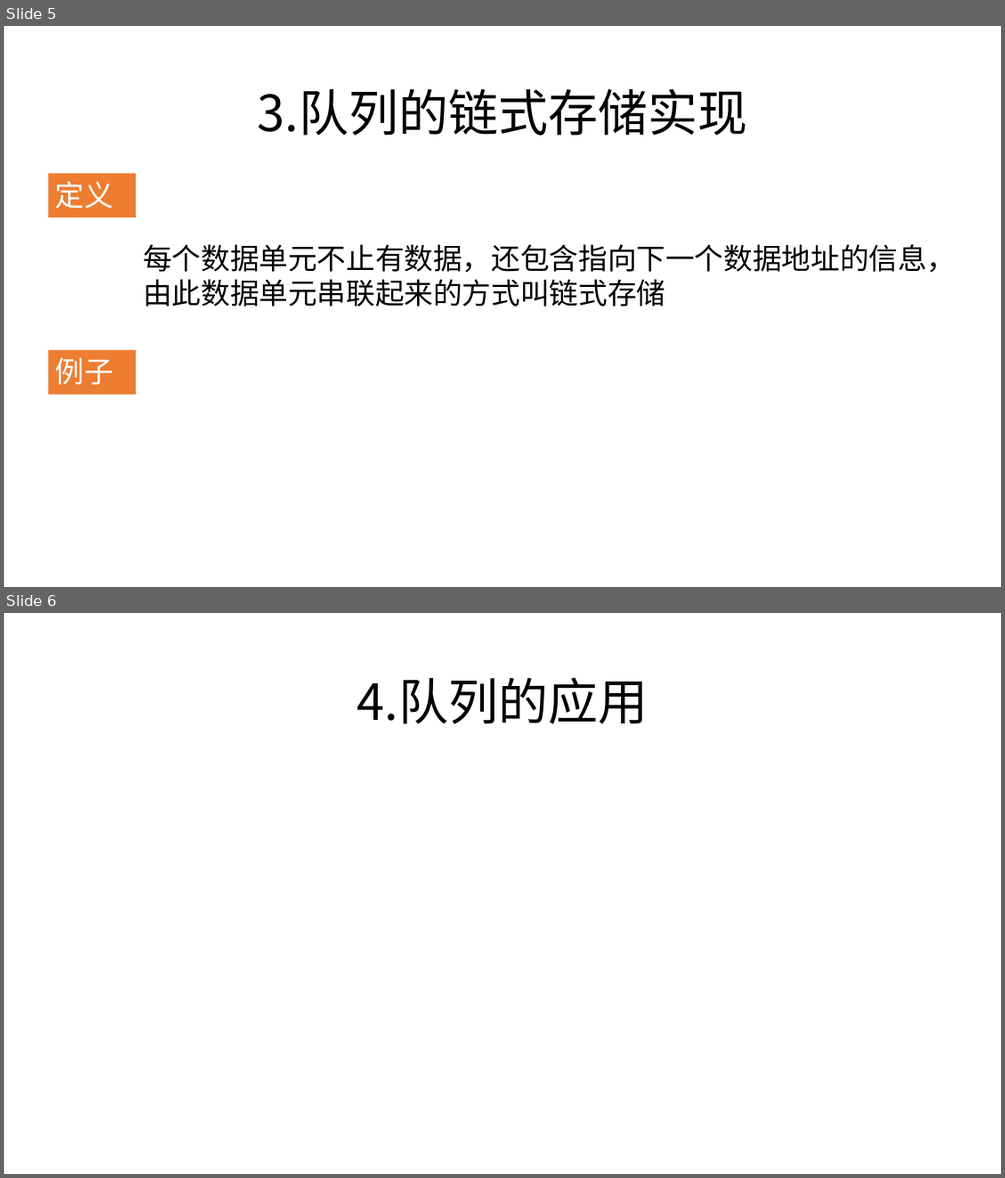
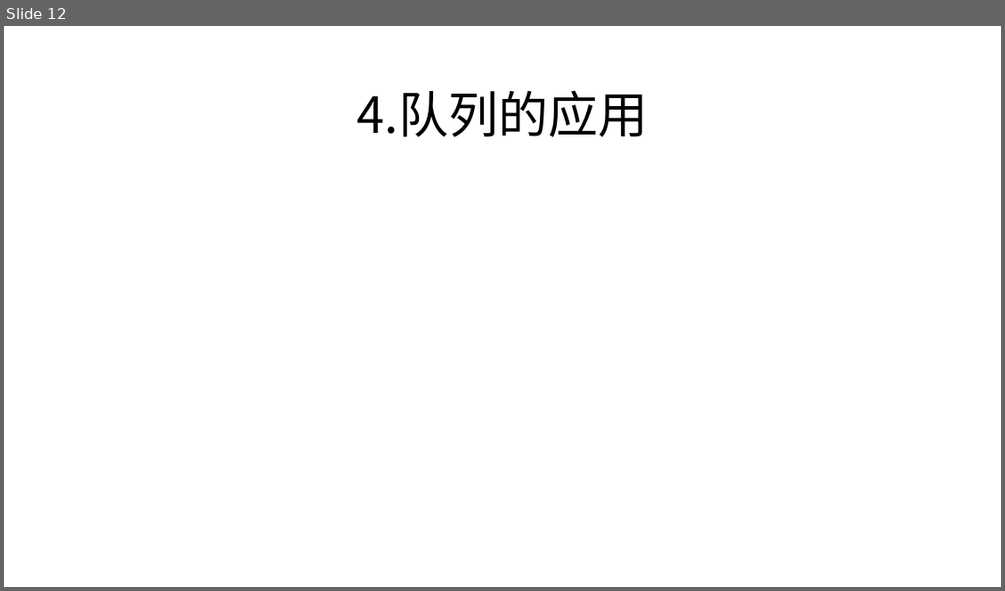
Before and after one commit to zjyesir/hmc_data_structure, a slide deck: ppt/3.2 队列.pptx. Shown one above the other, each under a label of ours: slides 5 and 6 before the commit, slide 12 after it. The pictures are 1005x1178 and 1005x591 pixels, drawn with LibreOffice and Linux fonts; fonts in the diff are those of the drawing; background and template pictures are left out. Boxes give left, top, right and bottom in pixels: in the first picture for what was removed or moved away, otherwise in the second. Text is boxed around its words. In the diff, an @@ line names an element or a change of style, - is before the commit and + after.

Commit message:
队列

```diff
--- a/ppt/3.2 队列.pptx
+++ b/ppt/3.2 队列.pptx
@@ slide 5 removed at [4,26,1001,587], background picture (left out) @@
@@ text removed at [258,88,748,135] @@
-3.队列的链式存储实现
@@ rectangle removed at [48,174,136,217] @@
-定义
@@ text removed at [143,244,955,306] @@
-每个数据单元不止有数据，还包含指向下一个数据地址的信息，由此数据单元串联起来的方式叫链式存储
@@ rectangle removed at [48,350,136,394] @@
-例子
@@ what was slide 6 is now slide 12 @@
```
Also in this commit, not shown: 4 slides changed, 8 slides added, 1 other slide removed, 13 other files.
